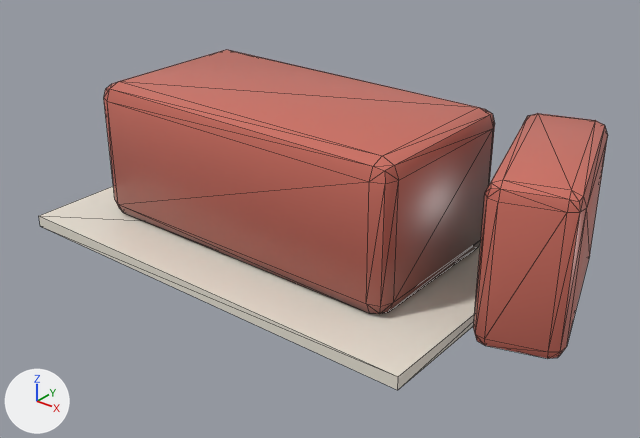
An edit to the glTF model public/models/modcar/items/food_butter.glb, drawn before and after from the same camera.
The view is the same before and after, from a 50 mm lens placed at (0.1169, -0.1494, 0.1007), pointed at (0.0015, -0.0052, 0.0113). The axes (+X, +Y, +Z) are drawn at lower left. The lights are the same throughout. The older version comes first. Mesh edges are drawn as thin lines. Vertices at exactly the same position are counted once.

Objects in the first picture: 'PART'.
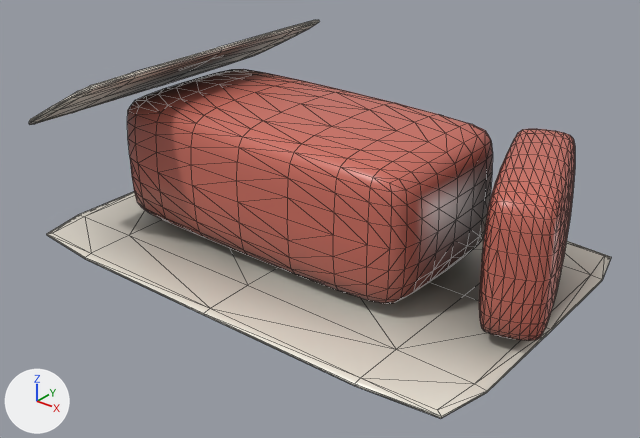
The change in detail:
me_part is used by ob_part; location (0.0, 0.0, 0.0).
me_part had 120 vertices, 228 faces and spanned x -0.0661..0.0652, y -0.035..0.035, z 0.0..0.0375.
me_part now has 968 vertices, 1920 faces and spans x -0.062..0.0607, y -0.0409..0.0409, z 0.0001..0.0446.
me_part part 1: the loose piece of 56 vertices spanning x -0.0536..0.0314, y -0.0225..0.0225, z 0.0025..0.0375 is rebuilt with 386 vertices and now spans x -0.0503..0.0341, y -0.0222..0.0222, z 0.0023..0.0357.
me_part part 2: the loose piece of 56 vertices spanning x 0.0365..0.0652, y -0.0173..0.0293, z 0.0025..0.0375 is rebuilt with 386 vertices and now spans x 0.0351..0.0607, y -0.0159..0.0279, z 0.0027..0.0353.
me_part part 3: the loose piece of 8 vertices spanning x -0.0661..0.0439, y -0.035..0.035, z 0.0..0.003 is rebuilt with 98 vertices and now spans x -0.062..0.0578, y -0.0399..0.0399, z 0.0001..0.0019.
me_part part 4: a new loose piece of 98 vertices spanning x -0.0592..-0.033, y -0.0409..0.0409, z 0.0298..0.0446, in mat_paint_b.

Where the change shows, as pixel boxes [x1, y1, x2, y2] in the pictures (640 x 438 px):
'PART', reshaped (17% taller): before [39, 50, 608, 390]; after [29, 20, 611, 418]
part 1 of me_part, rebuilt (6% narrower, 11% shorter): before [104, 50, 495, 314]; after [127, 69, 493, 304]
part 2 of me_part, rebuilt (29% narrower, 14% shorter): before [473, 113, 608, 358]; after [479, 129, 575, 340]
part 3 of me_part, rebuilt: before [39, 186, 480, 390]; after [47, 192, 611, 418]
part 4 of me_part, added: after [29, 20, 320, 125]
